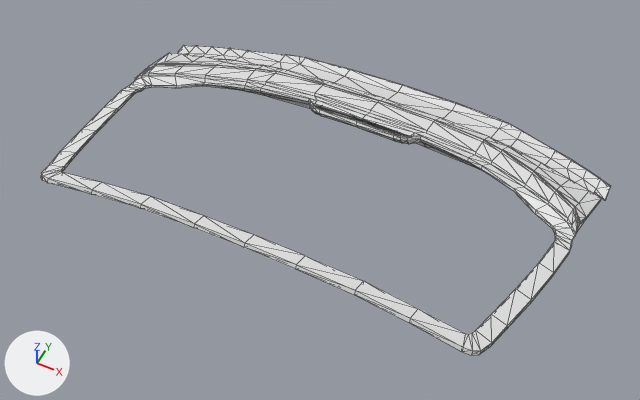
Before and after pictures for a commit that changed the OBJ model My Models/exported obj/sbrc_tailgate.obj.
The view is the same before and after, from a 50 mm camera at (0.704, 0.099, 2.526) aimed at (0.007, 1.494, 0.783). The lights are fixed; the arrows at lower left show +X, +Y and +Z. Mesh edges are drawn as thin lines. Where no turn or scale is listed for an object, it has been applied to the vertices.

In view in the first picture: 'sbrc_tailgate'.
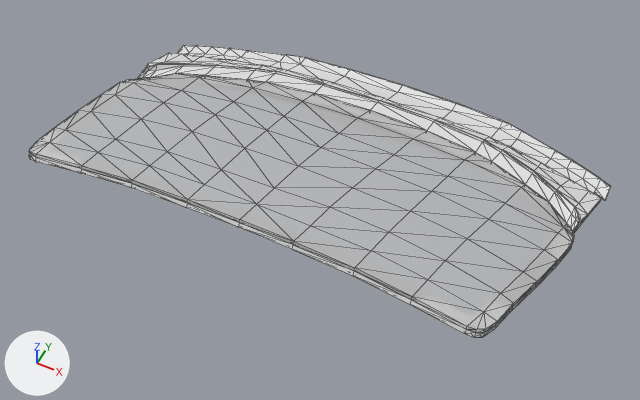
The change, as JSON lines over the scene's bpy script:
```json
{"op": "add", "block": "mat_sbr_glass_int", "code": ["mat_sbr_glass_int = principled_material('sbr_glass_int')", "mat_sbr_glass_int.base_color = (0.478, 0.478, 0.478)  # grey #b8b8b8", "mat_sbr_glass_int.alpha = 0.4"]}
{"op": "add", "block": "mat_sbr_glass", "code": ["mat_sbr_glass = principled_material('sbr_glass')", "mat_sbr_glass.base_color = (0.8, 0.8, 0.8)  # white #e7e7e7", "mat_sbr_glass.alpha = 0.4"]}
{"block": "me_sbrc_tailgate", "where": "# used by ob_sbrc_tailgate; location = (0.0, 0.0, 0.0)"}
{"op": "remove", "block": "me_sbrc_tailgate", "code": "me_sbrc_tailgate.from_pydata(...)  # 494 vertices, 978 faces; spans x -0.678..0.678, y 1.102..2.113, z 0.657..0.996"}
{"op": "add", "block": "me_sbrc_tailgate", "code": "me_sbrc_tailgate.from_pydata(...)  # 494 vertices, 978 faces; spans x -0.678..0.678, y 1.089..2.113, z 0.657..1.079"}
{"block": "me_sbrc_tailgate", "change": "me_sbrc_tailgate part 1: 187 of 494 vertices moved; they spanned x -0.652..0.652, y 1.102..1.691, z 0.838..0.996 and now span x -0.652..0.652, y 1.089..1.691, z 0.836..1.079; mean shift (0.0, -0.005, 0.045); largest move (0.131, 1.168, 0.974) -> (0.131, 1.155, 1.057)"}
{"op": "add", "block": "me_sbrc_backlight_int", "code": ["me_sbrc_backlight_int = bpy.data.meshes.new('sbrc_backlight_int')", "me_sbrc_backlight_int.from_pydata(...)  # 142 vertices, 238 faces; spans x -0.645..0.645, y 1.094..1.824, z 0.82..1.086", "me_sbrc_backlight_int.materials.append(mat_sbr_glass_int)  # grey #b8b8b8"]}
{"op": "add", "block": "me_sbrc_backlight", "code": ["me_sbrc_backlight = bpy.data.meshes.new('sbrc_backlight')", "me_sbrc_backlight.from_pydata(...)  # 98 vertices, 150 faces; spans x -0.645..0.645, y 1.097..1.824, z 0.828..1.086", "me_sbrc_backlight.materials.append(mat_sbr_glass)  # white #e7e7e7"]}
{"op": "add", "block": "ob_sbrc_backlight_int", "code": ["ob_sbrc_backlight_int = bpy.data.objects.new('sbrc_backlight_int', me_sbrc_backlight_int)", "ob_sbrc_backlight_int.location = (0.0, 0.0, 0.0)"]}
{"op": "add", "block": "ob_sbrc_backlight", "code": ["ob_sbrc_backlight = bpy.data.objects.new('sbrc_backlight', me_sbrc_backlight)", "ob_sbrc_backlight.location = (0.0, 0.0, 0.0)"]}
```

Location of each change, (x1, y1, x2, y2) in pixels of the pictures (640 x 400 px; the box of a moved part takes in the faces that stretch with it):
```json
{"object": "sbrc_backlight", "change": "added", "after": [30, 73, 574, 329]}
{"object": "sbrc_tailgate", "change": "reshaped", "before": [41, 45, 611, 355], "after": [29, 45, 611, 337]}
{"object": "sbrc_backlight_int", "change": "added", "after": [29, 149, 572, 333]}
{"part": 1, "of": "me_sbrc_tailgate", "change": "moved or reshaped", "before": [41, 53, 601, 355], "after": [29, 53, 601, 337]}
```
